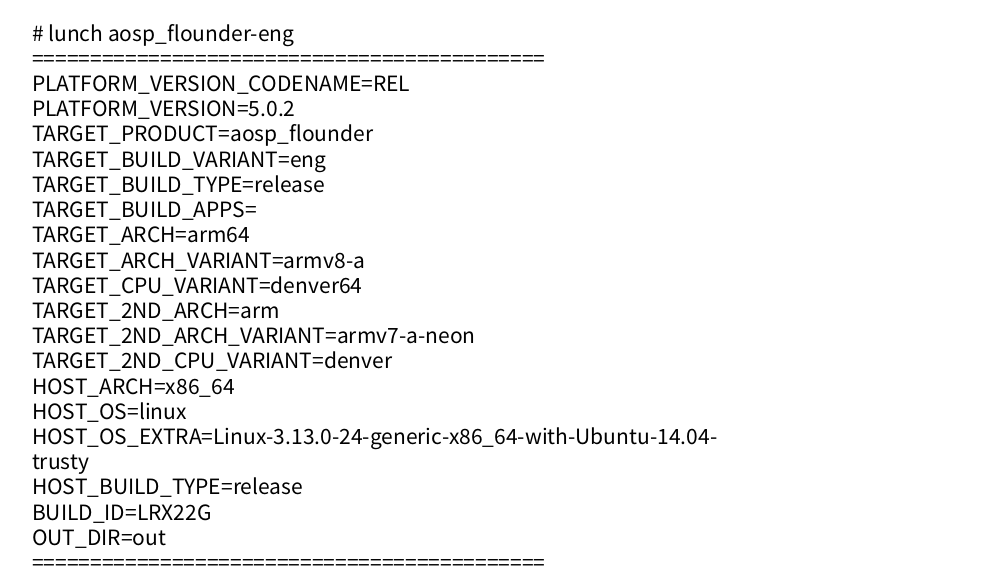
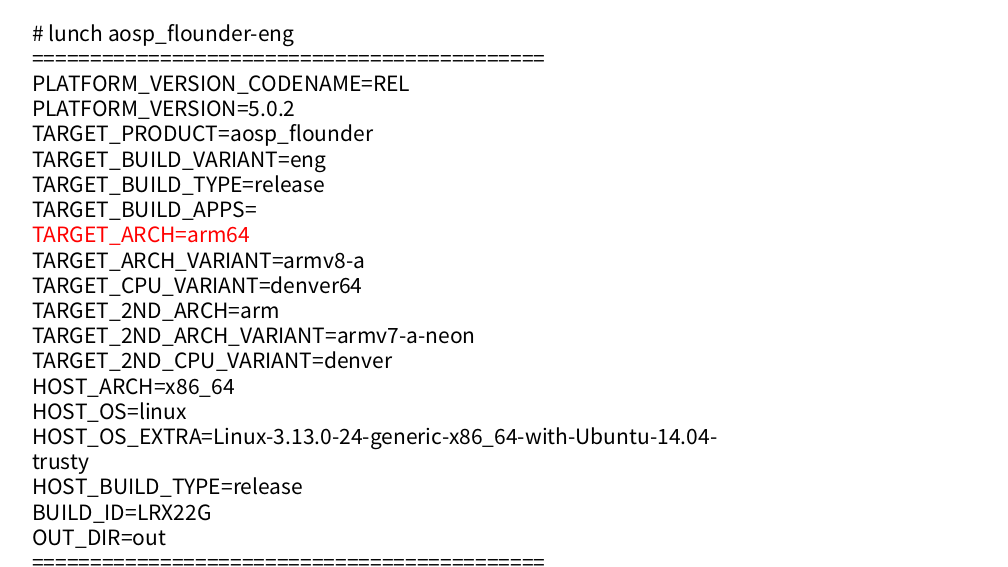
Before and after one commit to beila/ndkclass, a slide deck: slide 13 of lecturer/20150604.pptx. Drawn at 1008x567 pixels with LibreOffice and Linux fonts; fonts in the diff are those of the drawing. Boxes give left, top, right and bottom in pixels: in the first picture for what was removed or moved away, otherwise in the second. Text is boxed around its words. In the diff, an @@ line names an element or a change of style, - is before the commit and + after.

```diff
--- a/lecturer/20150604.pptx
+++ b/lecturer/20150604.pptx
@@ text at (x1=32, y1=226, x2=250, y2=245): text colour #000000 to #FF0000 in "TARGET_ARCH=arm64" @@
```
Also in this commit, not shown: 5 other slides changed, 2 slides added, 1 slide removed, 8 other files.
